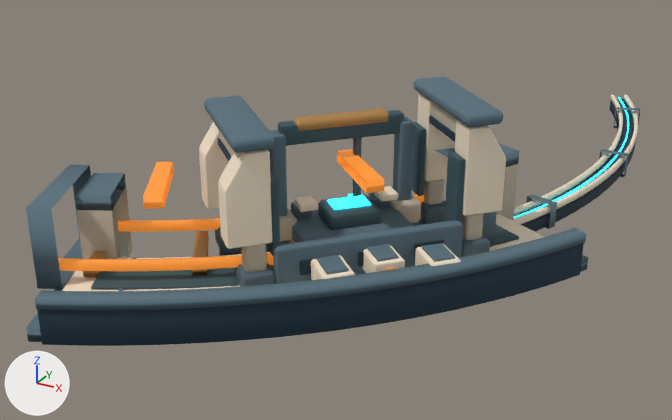
The glTF model space-battleship/assets/planets/facilities_v9/equipment.glb: old version first, new version second.
Camera for both pictures: a 50 mm lens placed at (9.21, -12.48, 4.6), pointed at (4.12, -3.22, -0.04). The axes (+X, +Y, +Z) are drawn at lower left. The lights are the same throughout. The older version comes first. Where no turn or scale is listed for an object, it has been applied to the vertices.

In view in the first picture: 'Manufacturing armored portal upright.003', 'Manufacturing broad entrance lintel', 'Manufacturing broad entrance lintel.001', 'Manufacturing dark inner jamb.002', 'Manufacturing dark inner jamb.003', 'Manufacturing dark recessed machine lane', 'Manufacturing lintel pressure cap', 'Manufacturing lintel pressure cap.001', 'Manufacturing outer armor sill', 'Manufacturing outer dark cavity wall', 'Manufacturing outer orange service rail', 'Manufacturing outer pressure cavity wall', 'Manufacturing portal dark bearing foot.002', 'Manufacturing recessed lintel soffit', 'Manufacturing recessed lintel soffit.001', 'Manufacturing sloped load shoulder', 'Manufacturing sloped load shoulder.001', 'Manufacturing sloped load shoulder.002', 'Manufacturing sloped load shoulder.003', 'Manufacturing work portal ring' and 50 more.
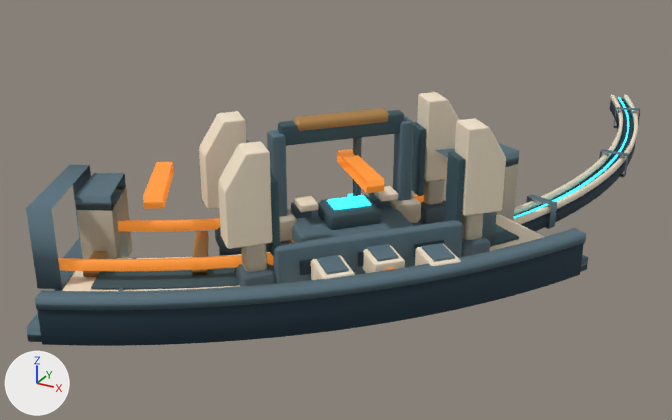
Commit message: Open manufacturing gantry over continuous work deck

Scene script edits in JSON lines:
```json
{"op": "add", "block": "me_cube_068_1", "code": ["me_cube_068_1 = me_cube_074.copy(); me_cube_068_1.name = 'Cube.068'  # the mesh of ob_manufacturing_portal_dark_bearing_foot_003"]}
{"op": "add", "block": "me_cube_069_1", "code": ["me_cube_069_1 = me_cube_072.copy(); me_cube_069_1.name = 'Cube.069'  # the mesh of ob_manufacturing_dark_inner_jamb_002"]}
{"op": "set", "path": "ob_manufacturing_armored_portal_upright_003", "old": "bpy.data.objects.new('Manufacturing armored portal upright.003', me_cube_073)", "new": "bpy.data.objects.new('Manufacturing armored portal upright.003', me_cube_070)"}
{"op": "remove", "block": "ob_manufacturing_broad_entrance_lintel", "code": ["ob_manufacturing_broad_entrance_lintel = bpy.data.objects.new('Manufacturing broad entrance lintel', me_cube_067)", "ob_manufacturing_broad_entrance_lintel.location = (4.38, -5.62, 1.67)"]}
{"op": "remove", "block": "ob_manufacturing_broad_entrance_lintel_001", "code": ["ob_manufacturing_broad_entrance_lintel_001 = bpy.data.objects.new('Manufacturing broad entrance lintel.001', me_cube_076)", "ob_manufacturing_broad_entrance_lintel_001.location = (5.91, -3.98, 1.67)"]}
{"op": "set", "path": "ob_manufacturing_dark_inner_jamb_002", "old": "bpy.data.objects.new('Manufacturing dark inner jamb.002', me_cube_072)", "new": "bpy.data.objects.new('Manufacturing dark inner jamb.002', me_cube_069_1)"}
{"op": "set", "path": "ob_manufacturing_dark_inner_jamb_003", "old": "bpy.data.objects.new('Manufacturing dark inner jamb.003', me_cube_075)", "new": "bpy.data.objects.new('Manufacturing dark inner jamb.003', me_cube_072)"}
{"op": "remove", "block": "ob_manufacturing_lintel_pressure_cap", "code": ["ob_manufacturing_lintel_pressure_cap = bpy.data.objects.new('Manufacturing lintel pressure cap', me_cube_068)", "ob_manufacturing_lintel_pressure_cap.location = (4.38, -5.62, 1.84)"]}
{"op": "remove", "block": "ob_manufacturing_lintel_pressure_cap_001", "code": ["ob_manufacturing_lintel_pressure_cap_001 = bpy.data.objects.new('Manufacturing lintel pressure cap.001', me_cube_077)", "ob_manufacturing_lintel_pressure_cap_001.location = (5.91, -3.98, 1.84)"]}
{"op": "set", "path": "ob_manufacturing_portal_dark_bearing_foot_002", "old": "bpy.data.objects.new('Manufacturing portal dark bearing foot.002', me_cube_071)", "new": "bpy.data.objects.new('Manufacturing portal dark bearing foot.002', me_cube_068_1)"}
{"op": "remove", "block": "ob_manufacturing_recessed_lintel_soffit", "code": ["ob_manufacturing_recessed_lintel_soffit = bpy.data.objects.new('Manufacturing recessed lintel soffit', me_cube_069)", "ob_manufacturing_recessed_lintel_soffit.location = (4.38, -5.62, 1.55)"]}
{"op": "remove", "block": "ob_manufacturing_recessed_lintel_soffit_001", "code": ["ob_manufacturing_recessed_lintel_soffit_001 = bpy.data.objects.new('Manufacturing recessed lintel soffit.001', me_cube_078)", "ob_manufacturing_recessed_lintel_soffit_001.location = (5.91, -3.98, 1.55)"]}
```

Location of each change, [x1, y1, x2, y2] in pixels of the pictures (672 x 420 px):
```json
{"object": "Manufacturing lintel pressure cap", "change": "deleted", "before": [204, 95, 275, 153], "on screen": "cyan"}
{"object": "Manufacturing lintel pressure cap.001", "change": "deleted", "before": [414, 77, 503, 127], "on screen": "cyan"}
{"object": "Manufacturing broad entrance lintel.001", "change": "deleted", "before": [431, 101, 489, 133]}
{"object": "Manufacturing recessed lintel soffit.001", "change": "deleted", "before": [429, 115, 456, 142], "on screen": "mostly hidden"}
{"object": "Manufacturing broad entrance lintel", "change": "deleted", "before": [215, 125, 244, 159], "on screen": "mostly hidden"}
{"object": "Manufacturing recessed lintel soffit", "change": "deleted", "before": [218, 138, 232, 161], "on screen": "mostly hidden"}
```
